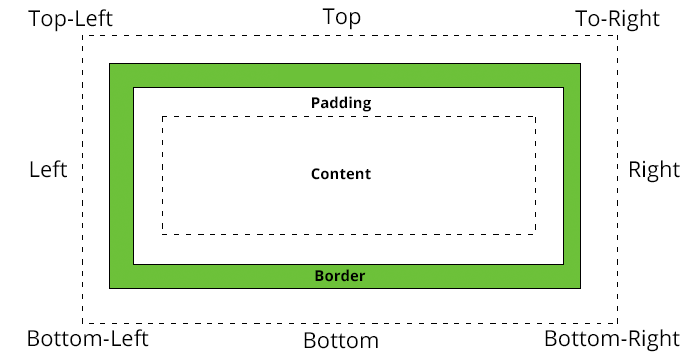
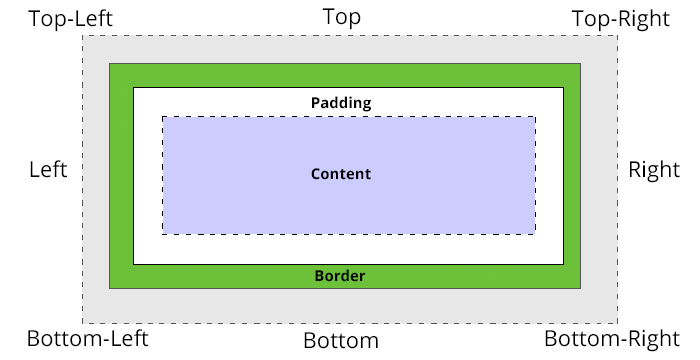
Layers edited between the first and the second 700px x 360px image:
renamed "To-Right" to "Top-Right", painted on it over [571, 9, 670, 32]
added layer "Layer 3" above "Layer 2" over [163, 117, 535, 234]
added layer "Layer 2" above "Layer 1" over [82, 35, 618, 324]
